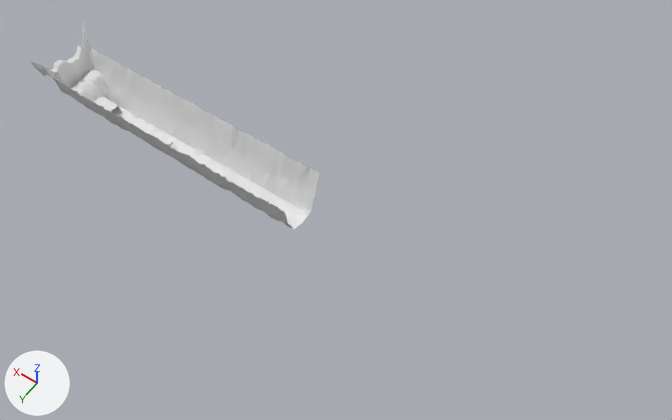
What one commit did to the Blender file asset-base/billboards.blend.
Camera for both pictures: a 50 mm lens placed at (-203.0, 225.0, 380.0), pointed at (-37.0, -7.0, 15.0). Every picture has the same lights, and +X, +Y and +Z are marked at lower left.

The first picture shows 'floor'.
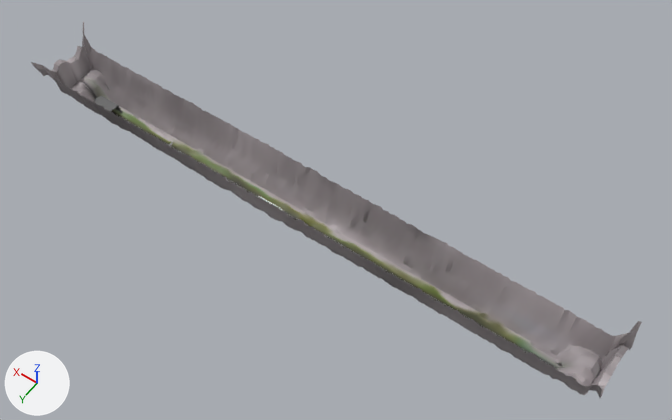
Location of each change, (x1, y1, x2, y2) in pixels of the pictures (672 x 420 px):
'floor.001', added
    after: (31, 22, 642, 398)
'floor', deleted
    before: (31, 22, 319, 229)

What changed in the scene script:
```text
Add me_tunnelbase_002:
    me_tunnelbase_002.from_pydata(...)  # 3876 vertices, 3485 faces; spans x -189.0..145.0, y -20.0..19.0, z -1.0..37.0
    me_tunnelbase_002.polygons.foreach_set('use_smooth', [True] * 3485)
    me_tunnelbase_002.materials.append(mat_subwayatlas)  # picture img_tunnelbase2_png
Remove ob_floor:
    ob_floor = bpy.data.objects.new('floor', me_tunnelbase_001)
    ob_floor.location = (0.0, 0.0, 0.0)
Add ob_floor_001:
    ob_floor_001 = bpy.data.objects.new('floor.001', me_tunnelbase_002)
    ob_floor_001.location = (0.0, 0.0, 0.0)
```
